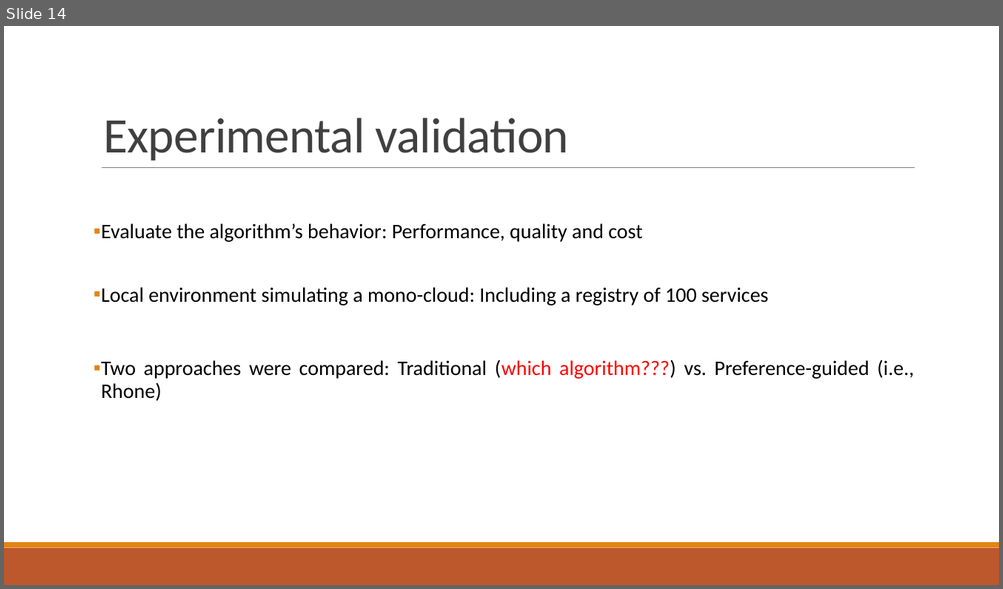
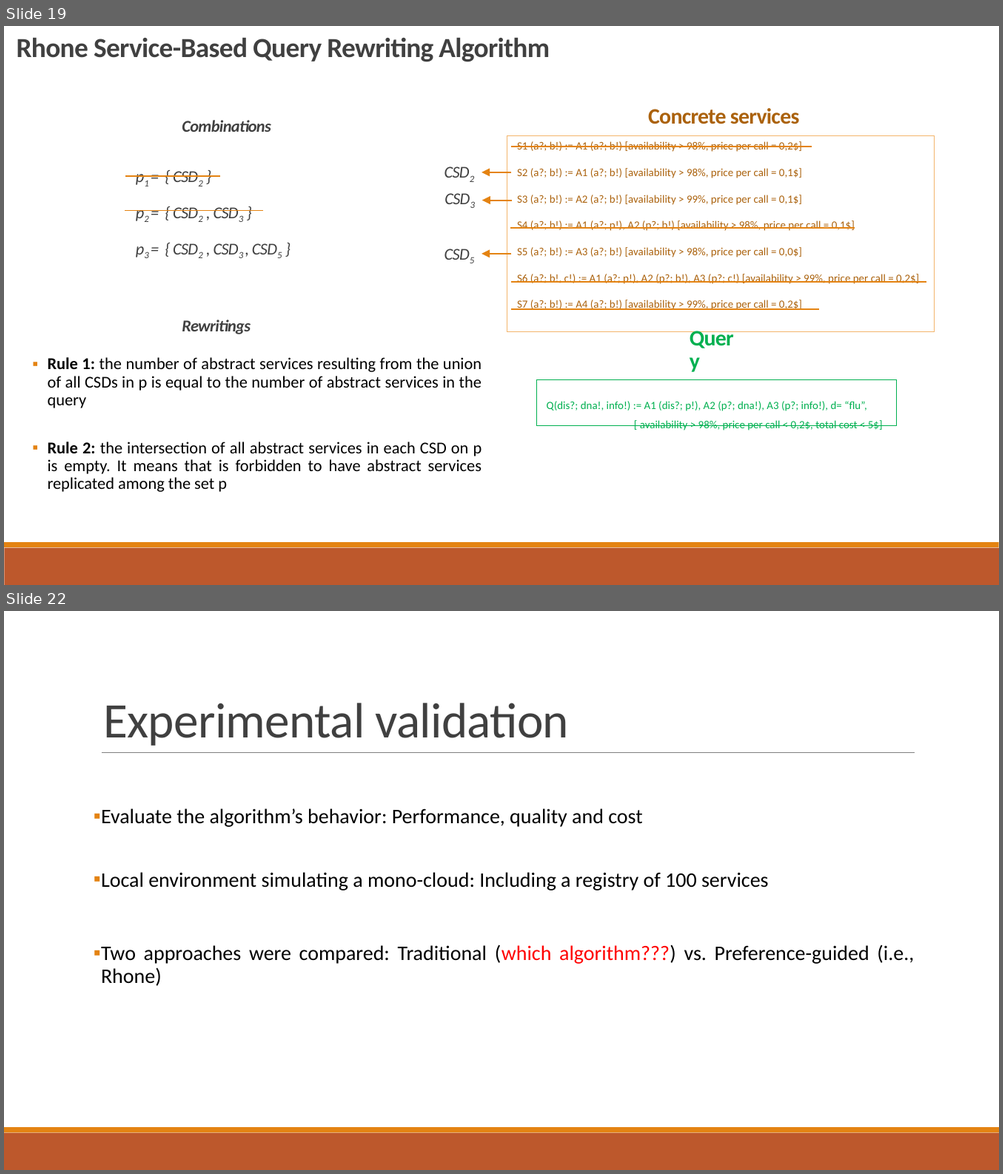
Before and after one commit to danielboni/DanielCarvalho-PhD, a slide deck: Presentations/ADBIS 2016/ADBIS-2016-Presentation.pptx. Shown one above the other, each under a label of ours: slide 14 before the commit, slides 19 and 22 after it; the slides between them are not shown. The pictures are 1003x589 and 1003x1174 pixels, drawn with LibreOffice and Linux fonts; fonts in the diff are those of the drawing. Boxes give left, top, right and bottom in pixels: in the first picture for what was removed or moved away, otherwise in the second. Text is boxed around its words. In the diff, an @@ line names an element or a change of style, - is before the commit and + after.

```diff
--- a/Presentations/ADBIS 2016/ADBIS-2016-Presentation.pptx
+++ b/Presentations/ADBIS 2016/ADBIS-2016-Presentation.pptx
@@ slide 19 added at (x1=4, y1=26, x2=999, y2=585), background #FFFFFF; not listed: 2 template elements that a slide beside it also shows @@
@@ text added at (x1=17, y1=37, x2=549, y2=62), 20 pt, text #404040, bold @@
+Rhone Service-Based Query Rewriting Algorithm
@@ text added at (x1=648, y1=108, x2=800, y2=124), 16 pt, text #AB620D, bold @@
+Concrete services
@@ text added at (x1=182, y1=120, x2=270, y2=132), 12 pt, text #404040, bold, italic @@
+Combinations
@@ rectangle added at (x1=507, y1=136, x2=934, y2=332), outline #F3B56C 0.75 pt, 8 pt, text #AB620D @@
+S1 (a?; b!) := A1 (a?; b!) [availability > 98%, price per call = 0,2$]
+S2 (a?; b!) := A1 (a?; b!) [availability > 98%, price per call = 0,1$]
+S3 (a?; b!) := A2 (a?; b!) [availability > 99%, price per call = 0,1$]
+S4 (a?; b!) := A1 (a?; p!), A2 (p?; b!) [availability > 98%, price per call = 0,1$]
+S5 (a?; b!) := A3 (a?; b!) [availability > 98%, price per call = 0,0$]
+S6 (a?; b!, c!) := A1 (a?; p!), A2 (p?; b!), A3 (p?; c!) [availability > 99%, price per call = 0,2$]
+S7 (a?; b!) := A4 (a?; b!) [availability > 99%, price per call = 0,2$]
@@ text added at (x1=434, y1=147, x2=504, y2=187), 12 pt, text #404040, italic @@
+CSD2
@@ line added from (811, 147) to (511, 147), #E48312 1 pt @@
@@ text added at (x1=125, y1=162, x2=330, y2=264), 12 pt, text #404040, italic @@
+p1 = { CSD2 }
+p2 = { CSD2 , CSD3 }
+p3 = { CSD2 , CSD3 , CSD5 }
@@ line added from (220, 176) to (125, 176), #E48312 1 pt @@
@@ text added at (x1=435, y1=173, x2=505, y2=213), 12 pt, text #404040, italic @@
+CSD3
@@ arrow added from (511, 173) to (481, 173), #E48312 1 pt @@
@@ arrow added from (511, 200) to (481, 200), #E48312 1 pt @@
@@ line added from (264, 211) to (125, 211), #E48312 1 pt @@
@@ text added at (x1=435, y1=228, x2=505, y2=269), 12 pt, text #404040, italic @@
+CSD5
@@ line added from (854, 228) to (510, 228), #E48312 1 pt @@
@@ arrow added from (511, 254) to (481, 254), #E48312 1 pt @@
@@ line added from (926, 283) to (510, 283), #E48312 1 pt @@
@@ line added from (819, 309) to (510, 309), #E48312 1 pt @@
@@ text added at (x1=182, y1=320, x2=250, y2=335), 12 pt, text #404040, bold, italic @@
+Rewritings
@@ text added at (x1=48, y1=358, x2=482, y2=492), 12 pt, text #000000 @@
+  ▪ Rule 1: the number of abstract services resulting from the union of all CSDs in p is equal to the number of abstract services in the query
+  ▪ Rule 2: the intersection of all abstract services in each CSD on p is empty. It means that is forbidden to have abstract services replicated among the set p
@@ text added at (x1=680, y1=338, x2=753, y2=378), 16 pt, text #00B050, bold @@
+Query
@@ rectangle added at (x1=536, y1=380, x2=895, y2=427), outline #00B050 0.75 pt, 8 pt, text #00B050 @@
+Q(dis?; dna!, info!) := A1 (dis?; p!), A2 (p?; dna!), A3 (p?; info!), d= “flu”,
+[ availability > 98%, price per call < 0,2$, total cost < 5$]
@@ page number added at (x1=854, y1=380, x2=865, y2=380), 7.9 pt, text #FFFFFF @@
+19
@@ what was slide 14 is now slide 22 @@
```
Also in this commit, not shown: 11 slides changed, 7 other slides added.
